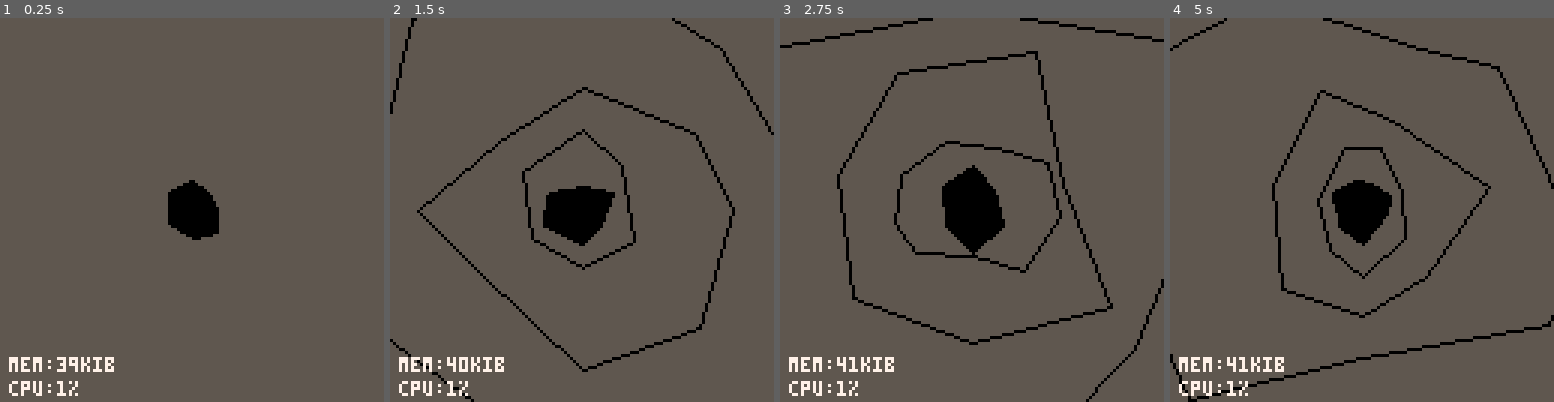
Above: before the commit, frames 1-4 (left to right).
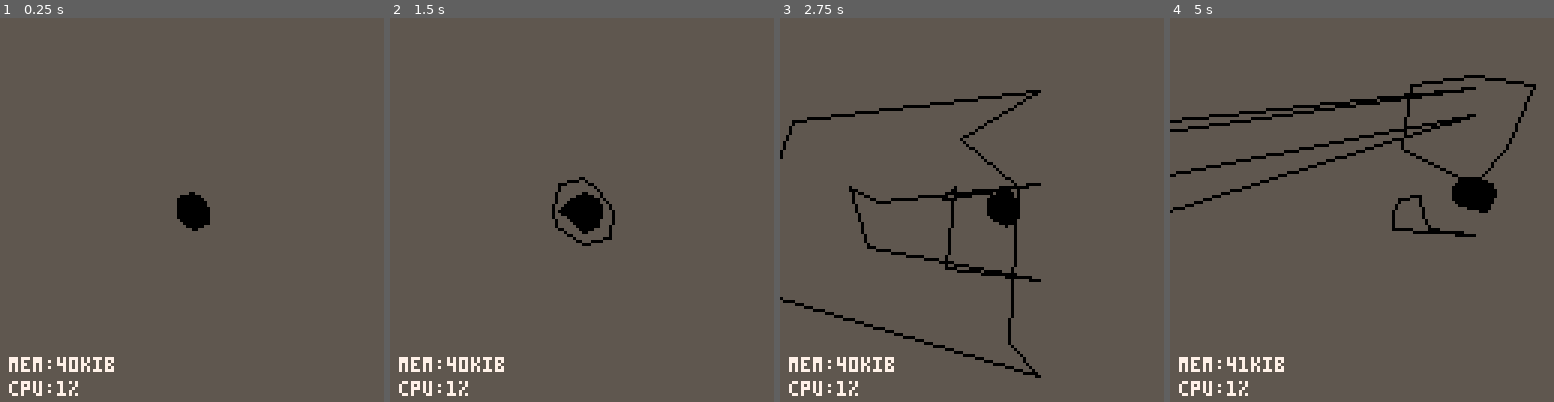
Above: after the commit, the same moments.

Repository: Heisaa/Pico-8
Game: PICO-8 cartridge carts/falling.p8
Same seed, same stepped clock (60 frames per second), same inputs: the game is played once before the commit and once after it.
Inputs:
- Up to frame 1 (0.25 s): no input
- Up to frame 2 (1.5 s): no input
- Up to frame 3 (2.75 s): hold Right 1.6-2.1 s; hold Up 2.15-2.42 s; hold Right from 2.47 s (still down)
- Up to frame 4 (5 s): release Right at 3.03 s; hold Left 3.08-3.58 s; hold Down 3.63-3.97 s; hold Right 4.02-4.68 s; hold Up from 4.73 s (still down)

The runs differ from the first frame. In frame 1, 1.0% of the frame differs, in the area x 14-58%, y 42-93%; in frame 2, 4.1%; in frame 3, 8.6%; in frame 4, 9.0%, in the area x 0-100%, y 0-100%.

Commit message:
cave opening

Diff:
--- a/carts/falling.p8
+++ b/carts/falling.p8
@@ -21,8 +21,10 @@
 cavemax=8 --change this to change cavesize
 cavemin=cavemax-4
 cavecol=0
-cavespawn=12
-cavespeed=1.06
+cavespawn=30
+cavespeed=1.04
+cavex=64
+cavey=64
 alldots={}
 
 function makedots()
@@ -30,8 +32,8 @@
  amount=round(rnd(5))+6
  for i=0,1-1/amount,1/amount do
   add(dots,{
-      sin(i)*(rnd(cavemax-cavemin)+cavemin)+64,
-      cos(i)*(rnd(cavemax-cavemin)+cavemin)+64
+      sin(i)*(rnd(cavemax-cavemin)+cavemin)+cavex,
+      cos(i)*(rnd(cavemax-cavemin)+cavemin)+cavey
       })
  end
  --save the dots in an array
@@ -55,8 +57,8 @@
 function growcave(arr)
  local checkamount=0
  for i=1,#arr do
-  arr[i][1]=sin(checkamount)*((arr[i][1]-64)/sin(checkamount))*cavespeed+64 --calculating the random cavesize and grow it
-  arr[i][2]=cos(checkamount)*((arr[i][2]-64)/cos(checkamount))*cavespeed+64
+  arr[i][1]=sin(checkamount)*((arr[i][1]-cavex)/sin(checkamount))*cavespeed+cavex --calculating the random cavesize and grow it
+  arr[i][2]=cos(checkamount)*((arr[i][2]-cavey)/cos(checkamount))*cavespeed+cavey
   checkamount+=1/#arr
  end
 end
@@ -159,9 +161,19 @@
   timer=0
   end
  timer+=1
- for i=1,#alldots do
+ for i=1,#alldots-1 do
   growcave(alldots[i])
  end
+ if btn(1) then
+  cavex+=1
+ elseif btn(0) then
+  cavex-=1
+ elseif btn(3) then
+  cavey+=1
+ elseif btn(2) then
+  cavey-=1
+ end
+
 end
 
 function _draw()
